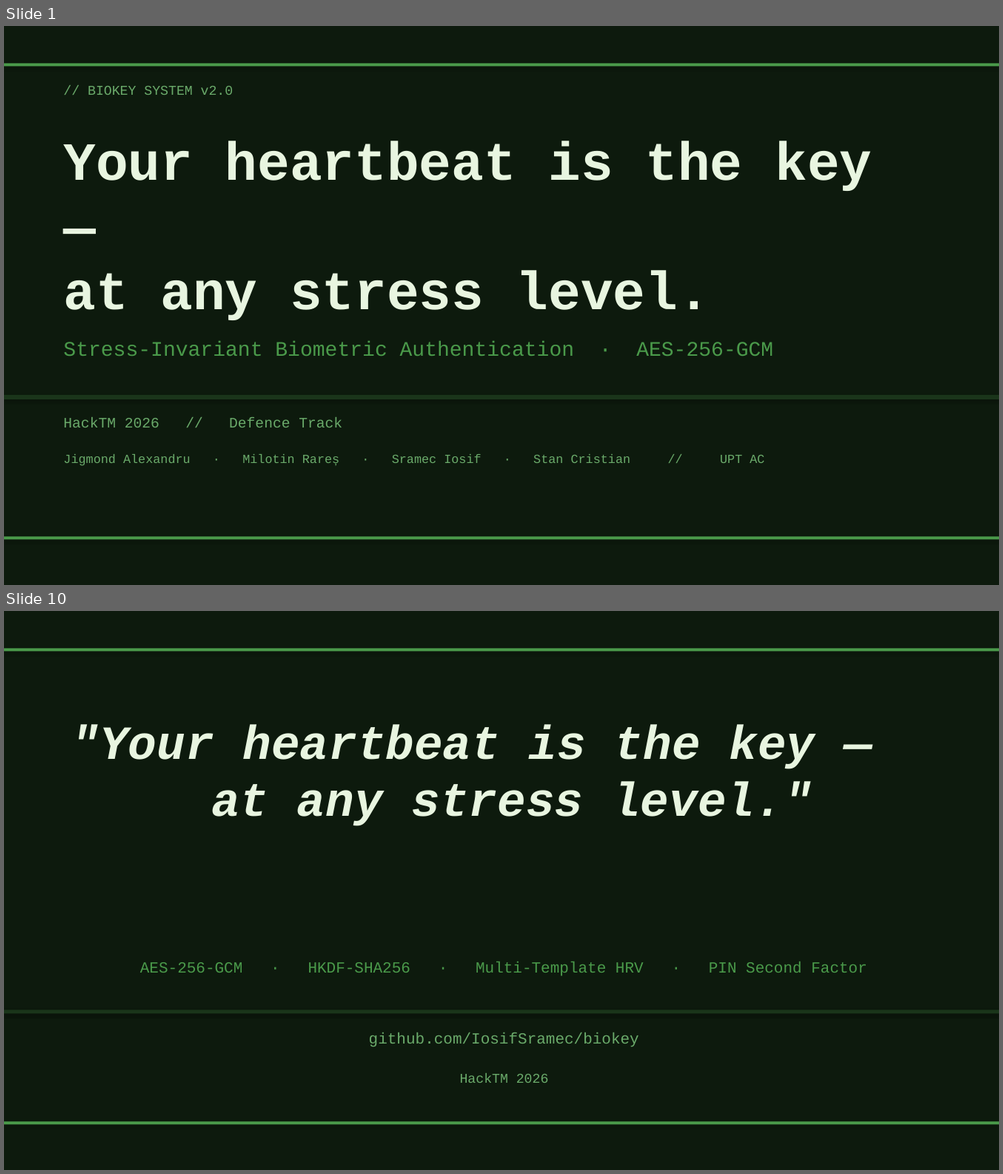
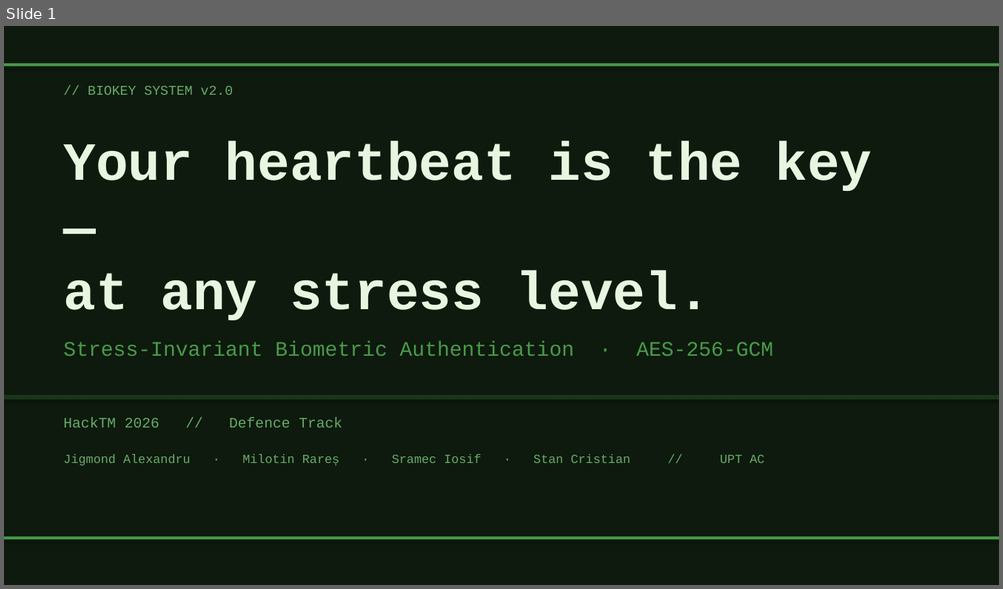
Before and after one commit to IosifSramec/biokey, a slide deck: BioKey_Presentation.pptx. Shown one above the other, each under a label of ours: slides 1 and 10 before the commit, slide 1 after it; the slides between them are not shown. The pictures are 1003x1174 and 1003x589 pixels, drawn with LibreOffice and Linux fonts; fonts in the diff are those of the drawing. Boxes give left, top, right and bottom in pixels: in the first picture for what was removed or moved away, otherwise in the second. Text is boxed around its words. In the diff, an @@ line names an element or a change of style, - is before the commit and + after.

```diff
--- a/BioKey_Presentation.pptx
+++ b/BioKey_Presentation.pptx
@@ slide 10 removed at [4,611,999,1170], background #0D1A0D @@
@@ rectangle removed at [4,648,999,651] @@
@@ text removed at [71,725,815,826] @@
-"Your heartbeat is the key —
-at any stress level."
@@ text removed at [140,962,867,977] @@
-AES-256-GCM · HKDF-SHA256 · Multi-Template HRV · PIN Second Factor
@@ rectangle removed at [4,1010,999,1014] @@
@@ text removed at [369,1033,639,1048] @@
-github.com/IosifSramec/biokey
@@ text removed at [460,1073,549,1083] @@
-HackTM 2026
@@ rectangle removed at [4,1122,999,1125] @@
```
Also in this commit, not shown: 1 slide changed, 2 slides added, 7 other slides removed, 4 other files.
